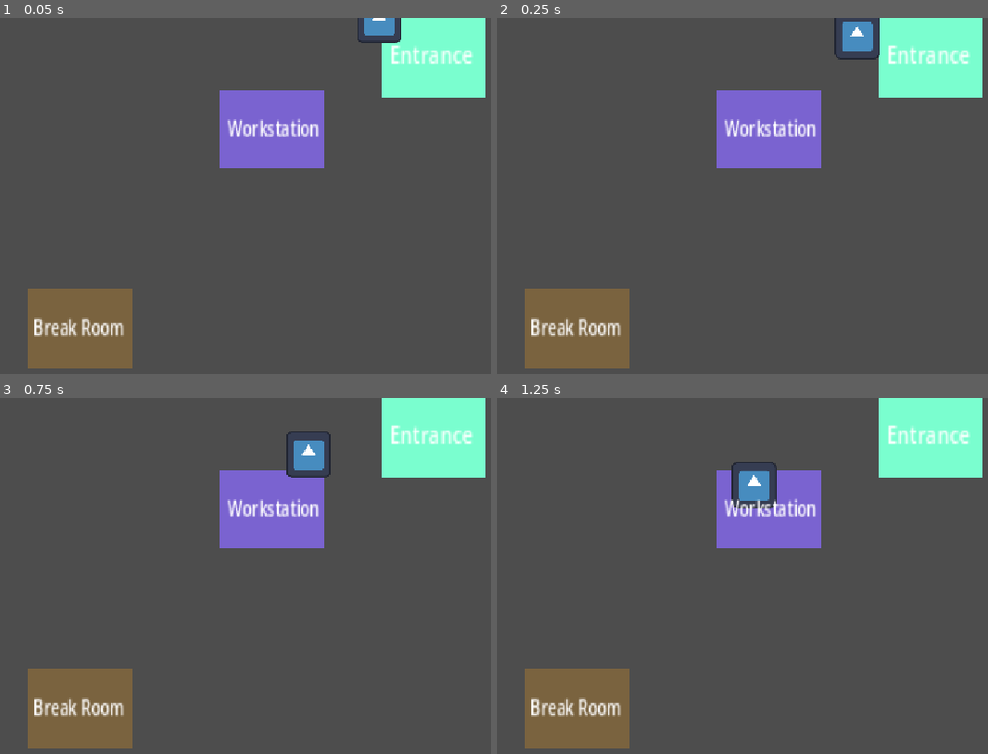
Above: before the commit, frames 1-4 (two rows, left to right).
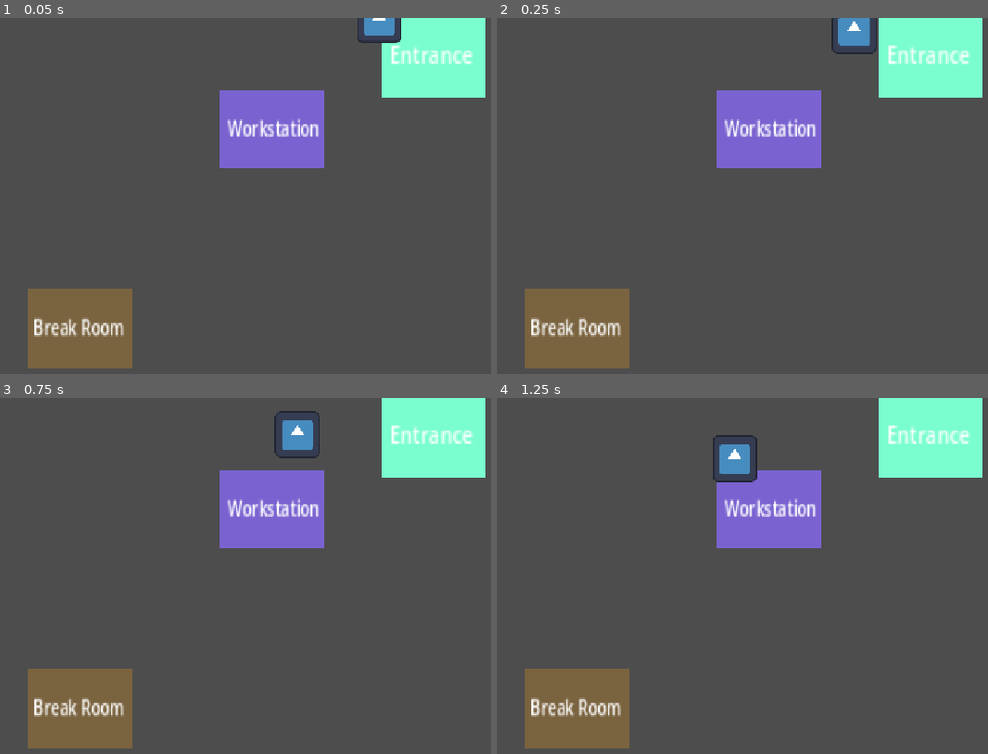
Above: after the commit, the same moments.

Repository: Zhatsu/BrackeysGameJam2026
Game: Godot game, scene res://Scenes/Level_Main.tscn
Same seed, same stepped clock (60 frames per second), same inputs: the game is played once before the commit and once after it. The engine's default icon, where the game draws it, is replaced by a stand-in: a white triangle on a blue panel in a dark square.
Inputs:
- Up to frame 1 (0.05 s): no input
- Up to frame 2 (0.25 s): no input
- Up to frame 3 (0.75 s): no input
- Up to frame 4 (1.25 s): no input

Frame 1 is identical in both runs. In frame 2, 0.5% of the frame differs, in the area x 68-78%, y 0-12%; in frame 3, 1.2%; in frame 4, 1.6%, in the area x 43-57%, y 10-31%.

Commit message:
Changed POI logic and added decision tree

Diff:
--- /dev/null
+++ b/Resources/WorkerStats.gd
@@ -0,0 +1,11 @@
+# res://Resources/worker_stats.gd
+class_name WorkerStats
+extends Resource
+
+@export_range(0.0, 1.0) var efficiency: float = 0.5
+@export_range(0.0, 1.0) var risk: float = 0.5
+
+var is_traitor: bool = false
+
+func roll_traitor() -> void:
+	is_traitor = randf() < risk
--- a/Scripts/level_main.gd
+++ b/Scripts/level_main.gd
@@ -7,6 +7,7 @@
 # Add the node as a child of the node the script is attached to.
 var poi_by_type: Dictionary = {}  # POIData.POIType -> PointOfInterest
 
+# Adds the POI's into the scene tree
 func _register_pois() -> void:
 	for poi in get_tree().get_nodes_in_group("poi"):
 		print(poi.name, " | resource id: ", poi.data.get_instance_id(), " | poi_type: ", poi.data.poi_type)
@@ -16,18 +17,19 @@
 func get_poi(type: POIData.POIType) -> PointOfInterest:
 	return poi_by_type.get(type)
 
+# level_main.gd
 func _spawn_worker() -> void:
 	var worker = worker_scene.instantiate()
 	add_child(worker)
 	var entrance := get_poi(POIData.POIType.ENTRANCE)
 	worker.global_position = entrance.global_position
 
-	var route: Array[PointOfInterest] = [
-		get_poi(POIData.POIType.WORKSTATION),
-		get_poi(POIData.POIType.BREAK_ROOM),
-	]
-	worker.start_route(route)
+	var loop_pois: Array[PointOfInterest] = []
+	for type in poi_by_type.keys():
+		if type != POIData.POIType.ENTRANCE:
+			loop_pois.append(poi_by_type[type])
 
+	worker.start_route(loop_pois)
 
 func _ready() -> void:
 	_register_pois()
--- a/Scripts/worker.gd
+++ b/Scripts/worker.gd
@@ -4,51 +4,52 @@
 enum State { IDLE, MOVING, WORKING }
 
 @export var move_speed: float = 100.0
+@export var stats: WorkerStats
 
 @onready var nav_agent: NavigationAgent2D = $NavigationAgent2D
 
-var _route: Array[PointOfInterest] = []
+var _available_pois: Array[PointOfInterest] = []
 var _current_target: PointOfInterest
 var _state: State = State.IDLE
 
 func _ready() -> void:
+	nav_agent.max_speed = move_speed
+	nav_agent.velocity_computed.connect(_on_velocity_computed)
 
-	nav_agent.velocity_computed.connect(_on_velocity_computed)
-	print("nav agent ready, computed: ", nav_agent.distance_to_target())
-
-func start_route(points: Array[PointOfInterest]) -> void:
-	print("Worker starting route")
-	print("This is the list of POI's: ", POIData.POIType)
-	_route = points.duplicate()
+func start_route(pois: Array[PointOfInterest]) -> void:
+	_available_pois = pois
 	await get_tree().physics_frame
 	_advance_route()
 
+## Decision function — this is the one place that will grow
+## to account for job, traitor status, and efficiency later.
+## For now: simple round-robin, never immediately re-picking
+## wherever we just were.
+func _choose_next_poi() -> PointOfInterest:
+	var candidates := _available_pois.filter(func(p): return p != _current_target)
+	if candidates.is_empty():
+		candidates = _available_pois
+	return candidates[randi() % candidates.size()]
+
 func _advance_route() -> void:
-	if _route.is_empty():
-		_state = State.IDLE
-		print("WORKER IS IDLE")
-		return
-	while _route:
-		print("Currently in the while loop")
-		#_route.pop_front()
-		print("Worker advancing route to: ", POIData.POIType)
-		_current_target = _route.pop_front()
-		print("After advancing actually lol", _current_target, POIData.POIType)
-		nav_agent.target_position = _current_target.global_position
-		_state = State.MOVING
-		print("This is the current state: ", _state, "towards", _current_target)
+	_current_target = _choose_next_poi()
+	nav_agent.target_position = _current_target.global_position
+	_state = State.MOVING
 
+## Also isolated, so efficiency can scale it without touching
+## anything else.
+func _get_wait_time() -> float:
+	var base_time := _current_target.data.wait_time
+	if stats:
+		return base_time * (1.5 - stats.efficiency)  # tune this curve later
+	return base_time
 
-func _physics_process(_delta: float):
-	print("state: ", _state, " finished: ", nav_agent.is_navigation_finished() if _state == State.MOVING else "n/a")
-
+func _physics_process(_delta: float) -> void:
 	if _state != State.MOVING:
-		print("Not moving")
-		# should possibly change return to pass?
 		return
 	if nav_agent.is_navigation_finished():
-		print("Before reaching POI")
-		await _arrive_at_poi()
+		_arrive_at_poi()
+		return
 	var next_pos: Vector2 = nav_agent.get_next_path_position()
 	var direction: Vector2 = global_position.direction_to(next_pos)
 	nav_agent.set_velocity(direction * move_speed)
@@ -57,10 +58,7 @@
 	velocity = safe_velocity
 	move_and_slide()
 
-func _arrive_at_poi():
+func _arrive_at_poi() -> void:
 	_state = State.WORKING
-	print("Here is the state: ", _state)
-	print("Here is the location: ", _current_target.name)
-	await get_tree().create_timer(_current_target.data.wait_time).timeout
-	print("Reached POI")
+	await get_tree().create_timer(_get_wait_time()).timeout
 	_advance_route()
Not shown, added: Resources/WorkerStats.gd.uid
